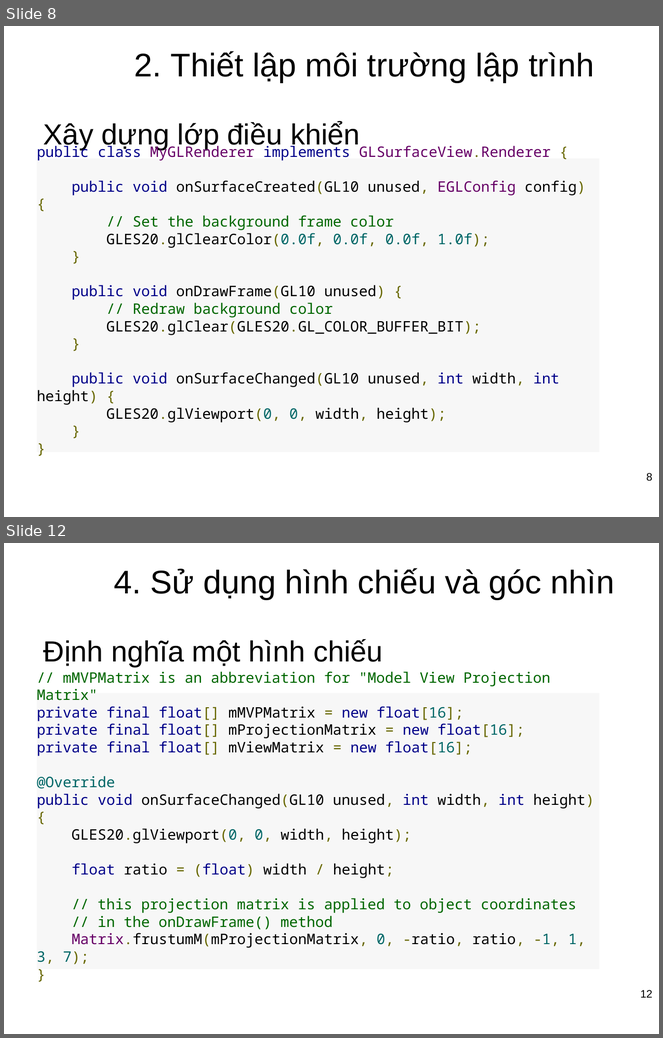
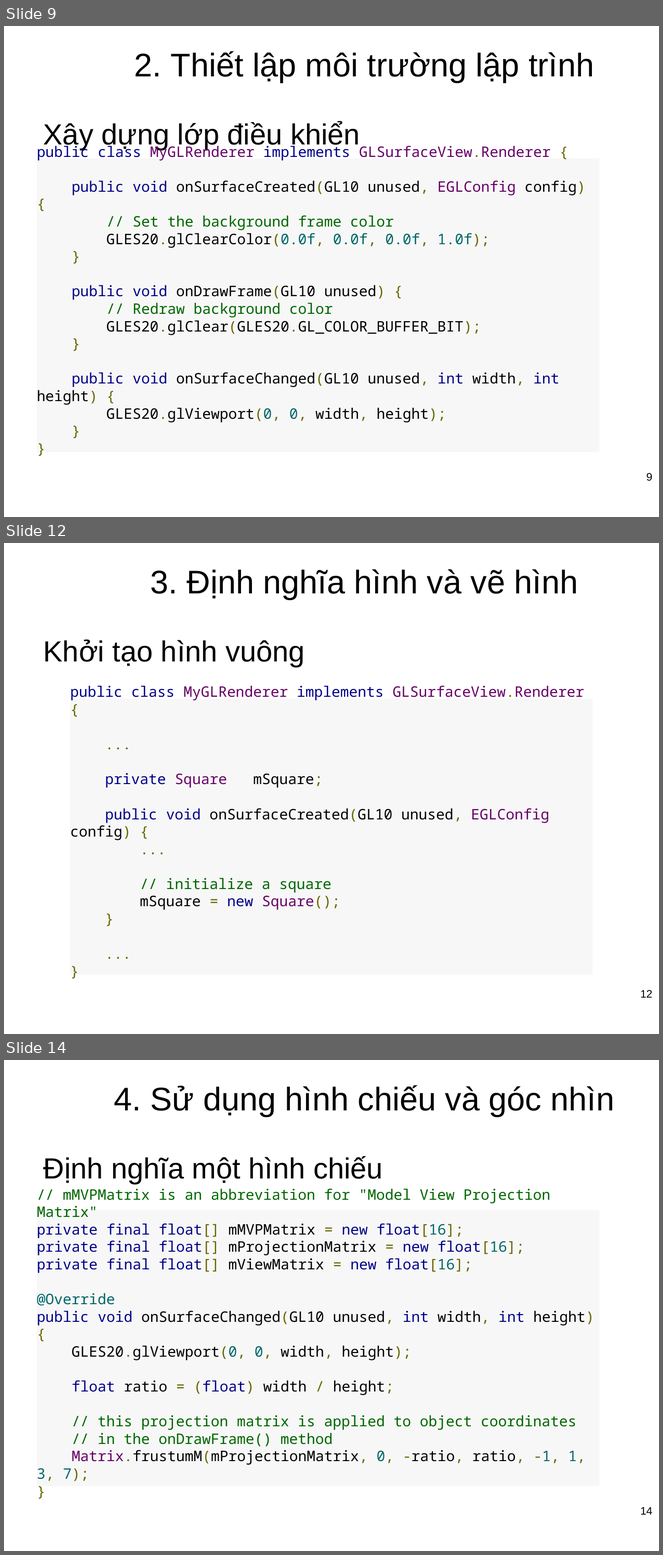
Before and after one commit to CTT535/Mobile_Project_1, a slide deck: Document/SeminarOpenGL.pptx. Shown one above the other, each under a label of ours: slides 8 and 12 before the commit, slides 9, 12 and 14 after it; the slides between them are not shown. The pictures are 663x1038 and 663x1555 pixels, drawn with LibreOffice and Linux fonts; fonts in the diff are those of the drawing; background and template pictures are left out. Boxes give left, top, right and bottom in pixels: in the first picture for what was removed or moved away, otherwise in the second. Text is boxed around its words. In the diff, an @@ line names an element or a change of style, - is before the commit and + after.

```diff
--- a/Document/SeminarOpenGL.pptx
+++ b/Document/SeminarOpenGL.pptx
@@ slide 12 added at [4,543,659,1034], background picture (left out) @@
@@ title added at [151,569,579,600], 36 pt, text #000000 @@
+3. Định nghĩa hình và vẽ hình
@@ text added at [44,639,305,667], 32 pt, text #000000 @@
+Khởi tạo hình vuông
@@ rectangle added at [70,699,593,975], fill #F7F7F7, 16 pt, text #660066 @@
+public class MyGLRenderer implements GLSurfaceView.Renderer {
+...
+private Square mSquare;
+public void onSurfaceCreated(GL10 unused, EGLConfig config) {
+...
+// initialize a square
+mSquare = new Square();
+}
+...
+}
@@ page number added at [640,990,652,998], 12 pt, text #000000 @@
+12
@@ what was slide 8 is now slide 9 @@
@@ page number at [647,473,653,481]: text changed @@
-8
+9
@@ what was slide 12 is now slide 14 @@
@@ page number at [640,1507,652,1515]: text changed @@
-12
+14
```
Also in this commit, not shown: 11 slides changed, 5 other slides added, 5 other files.
